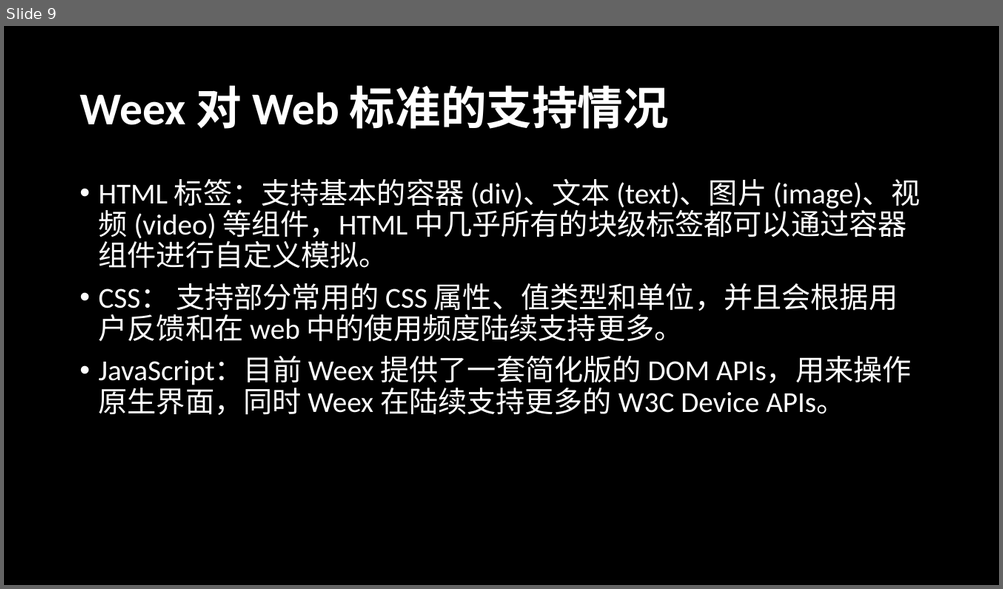
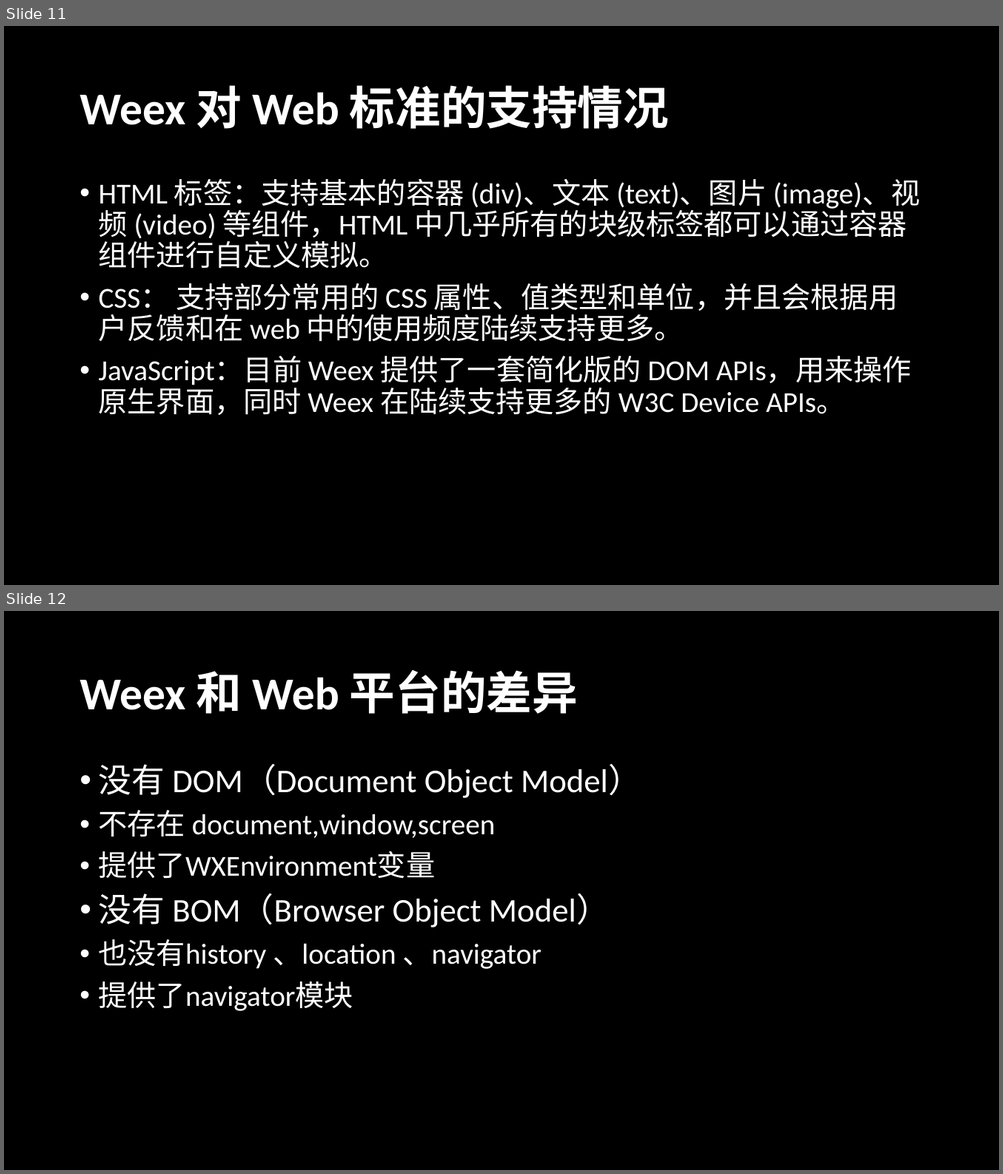
Before and after one commit to radiofly19841018/demo-weex, a slide deck: ppt/演示文稿1.pptx. Shown one above the other, each under a label of ours: slide 9 before the commit, slides 11 and 12 after it. The pictures are 1003x589 and 1003x1174 pixels, drawn with LibreOffice and Linux fonts; fonts in the diff are those of the drawing. Boxes give left, top, right and bottom in pixels: in the first picture for what was removed or moved away, otherwise in the second. Text is boxed around its words. In the diff, an @@ line names an element or a change of style, - is before the commit and + after.

```diff
--- a/ppt/演示文稿1.pptx
+++ b/ppt/演示文稿1.pptx
@@ slide 12 added at <box>4,611,999,1170</box>, background #000000 @@
@@ title added at <box>79,670,578,714</box>, 44 pt, text #FFFFFF, bold @@
+Weex 和 Web 平台的差异
@@ text added at <box>99,764,642,1011</box>, 28 pt, text #FFFFFF @@
+• 没有 DOM（Document Object Model）
+• 不存在 document,window,screen
+• 提供了WXEnvironment变量
+• 没有 BOM（Browser Object Model）
+• 也没有history 、location 、navigator
+• 提供了navigator模块
@@ what was slide 9 is now slide 11 @@
```
Also in this commit, not shown: 3 other slides added, 2 slides removed, 7 other files.
